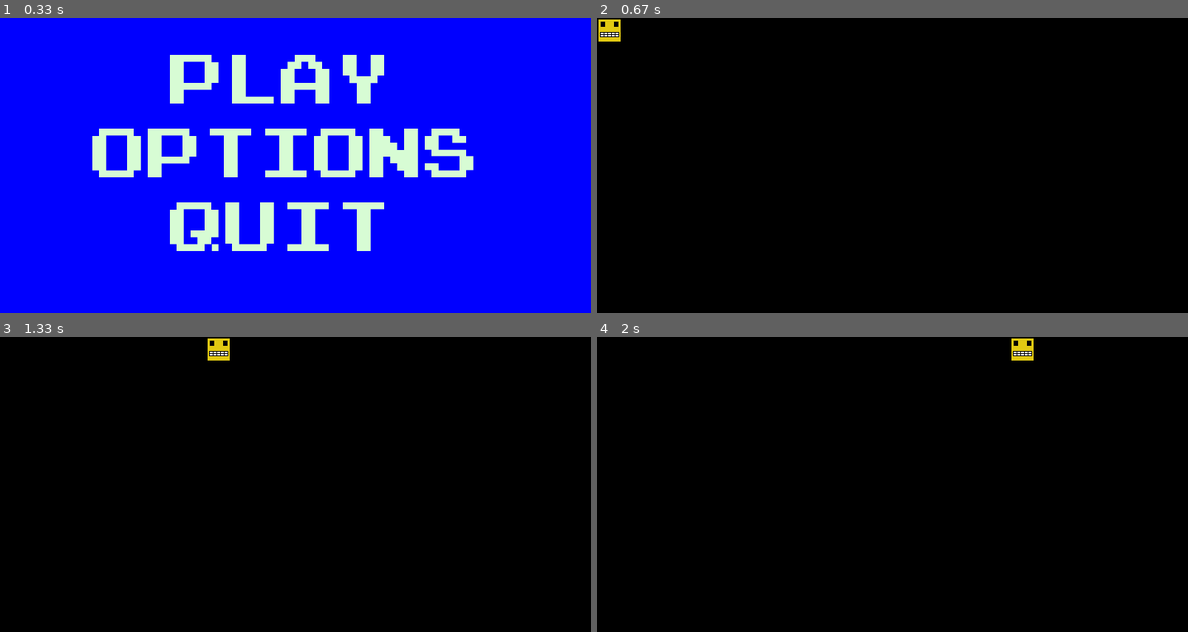
Above: before the commit, frames 1-4 (two rows, left to right).
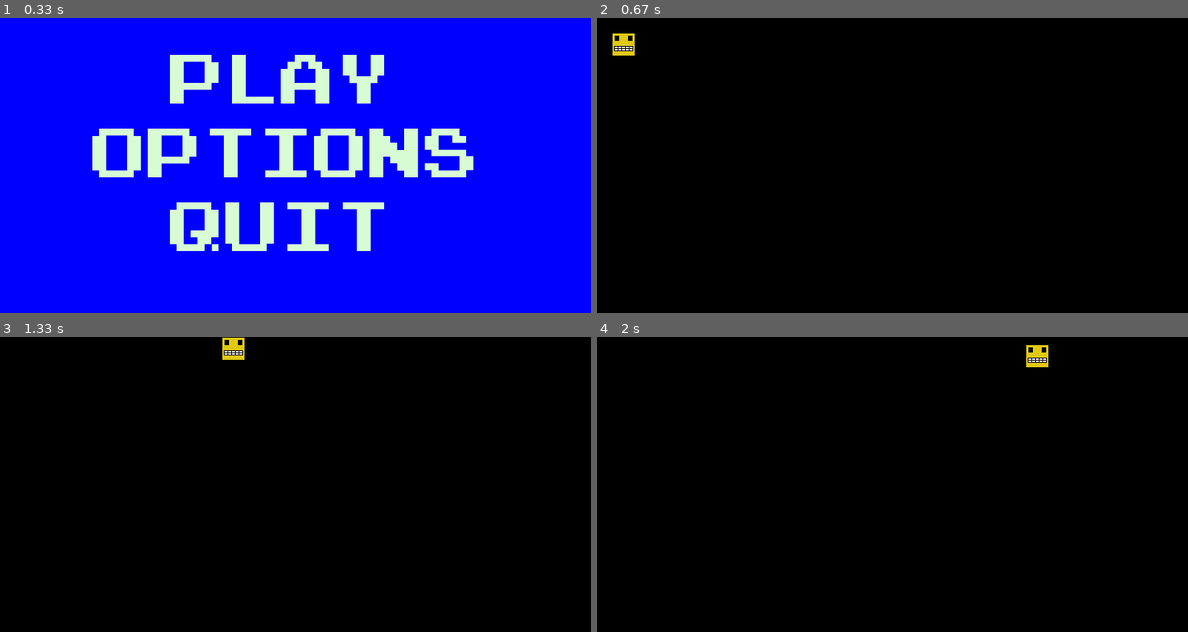
Above: after the commit, the same moments.

Repository: i-kratko/pygame-tues-fest
Game: pygame game, started from Code/main.py
Two runs of this game, one before a commit and one after it. Both use one fixed random seed, a clock stepped at 60 frames per second and the inputs below.
Inputs:
- Up to frame 1 (0.33 s): no input
- Up to frame 2 (0.67 s): tap Space at 0.33 s
- Up to frame 3 (1.33 s): hold D 0.67-1.13 s; hold W from 1.17 s (still down)
- Up to frame 4 (2 s): release W at 1.47 s; hold D 1.5-1.97 s

Frame 1 is identical in both runs. In frame 2, 0.4% of the frame differs, in the area x 0-7%, y 0-13%; in frame 3, 0.3%; in frame 4, 0.4%.

Commit message:
PLayer no longer gets stuck on the edge of the screen

Diff:
--- a/Code/main.py
+++ b/Code/main.py
@@ -65,7 +65,7 @@
         gameOver = False
 
         #creating the player
-        player = Player(0, 0, const.playerSpritePath)
+        player = Player(10, 10, const.playerSpritePath)
         playerGroup = pygame.sprite.Group()
         playerGroup.add(player)
 
--- a/Code/player.py
+++ b/Code/player.py
@@ -42,18 +42,22 @@
         if self.downPressed and not self.upPressed:
             self.velY += self.speed
 
+        #dont allow player to go out of the screen
+        if self.rect.x + 32 > 799:
+            self.x -= 10
+            self.velX = 0
+        if  self.rect.x  < 1:
+            self.x += 10
+            self.velX = 0
+
+        if self.rect.y + 32 > 399:
+            self.y -= 10
+            self.velY = 0
+        if  self.rect.y  < 1:
+            self.y += 10
+            self.velY = 0
+
         self.x += self.velX
         self.y += self.velY
 
         self.rect = pygame.Rect(int(self.x), int(self.y), 32, 32)
-
-        #dont allow player to go out of the screen
-        if self.rect.x + 32 > 799:
-            self.rect.x = 799 - 34
-        if  self.rect.x  < 1:
-            self.rect.x = 1
-
-        if self.rect.y + 32 > 399:
-            self.rect.y = 399 - 34
-        if  self.rect.y  < 1:
-            self.rect.y = 1
